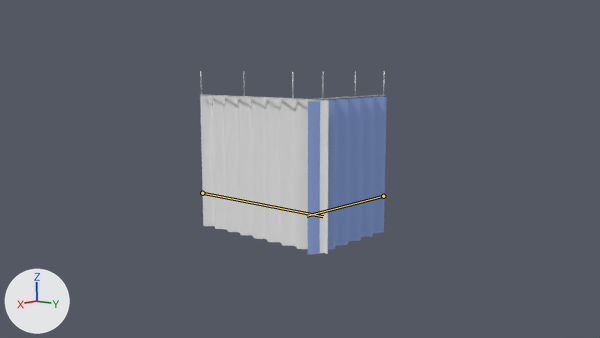
One commit to the Blender file blend/CurtainTrucks/CurtainTracks.blend: the scene before it, then after it.
Both versions are drawn from the file's camera 'Camera'. The lights are fixed; the arrows at lower left show +X, +Y and +Z. The bones that bend it are drawn over the model as lines.

The first picture shows 'Curtain1', 'Curtain2'.
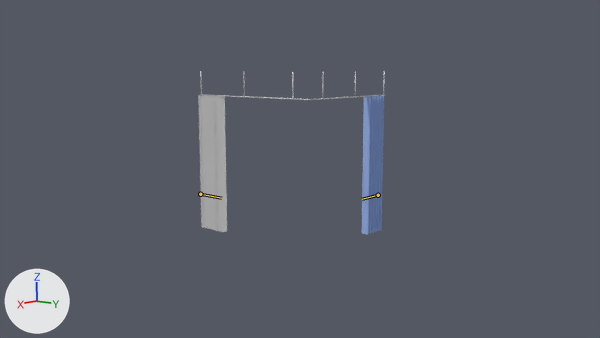
The newer file adds an action. The first version stands in its rest pose; the second is drawn at frame 380 of the action 'c_0004_Opening_'.

Changed parts and their boxes [x1, y1, x2, y2] in the pictures (600 x 338 px):
```json
{"object": "Curtain2", "change": "posed", "before": [200, 95, 329, 254], "after": [198, 95, 227, 232], "on screen": "77% narrower, 14% shorter"}
{"object": "Curtain1", "change": "posed", "before": [308, 97, 387, 255], "after": [362, 96, 384, 234], "on screen": "71% narrower, 13% shorter"}
{"bone": "Bone", "before": "(202, 193) to (323, 216)", "after": "(200, 194) to (221, 198)"}
{"bone": "Bone.001", "before": "(383, 196) to (306, 216)", "after": "(378, 195) to (362, 199)"}
```

Scene script edits in JSON lines:
```json
{"block": "bone_bone", "where": "bone_bone = bpy.data.objects['Curtain2.001'].pose.bones['Bone']"}
{"op": "set", "path": "bone_bone.location", "old": "(0.0, 0.0, 0.0)", "new": "(0.0, 0.13, 0.18)"}
{"op": "set", "path": "bone_bone.scale", "old": "(1.0, 1.0, 1.0)", "new": "(1.0, 0.2, 1.0)"}
{"block": "bone_bone_001", "where": "bone_bone_001 = bpy.data.objects['Curtain2.001'].pose.bones['Bone.001']"}
{"op": "set", "path": "bone_bone_001.location", "old": "(0.0, 0.0, 0.0)", "new": "(0.2, 0.07, 0.02)"}
{"op": "set", "path": "bone_bone_001.scale", "old": "(1.0, 1.0, 1.0)", "new": "(1.0, 0.23, 1.0)"}
```
